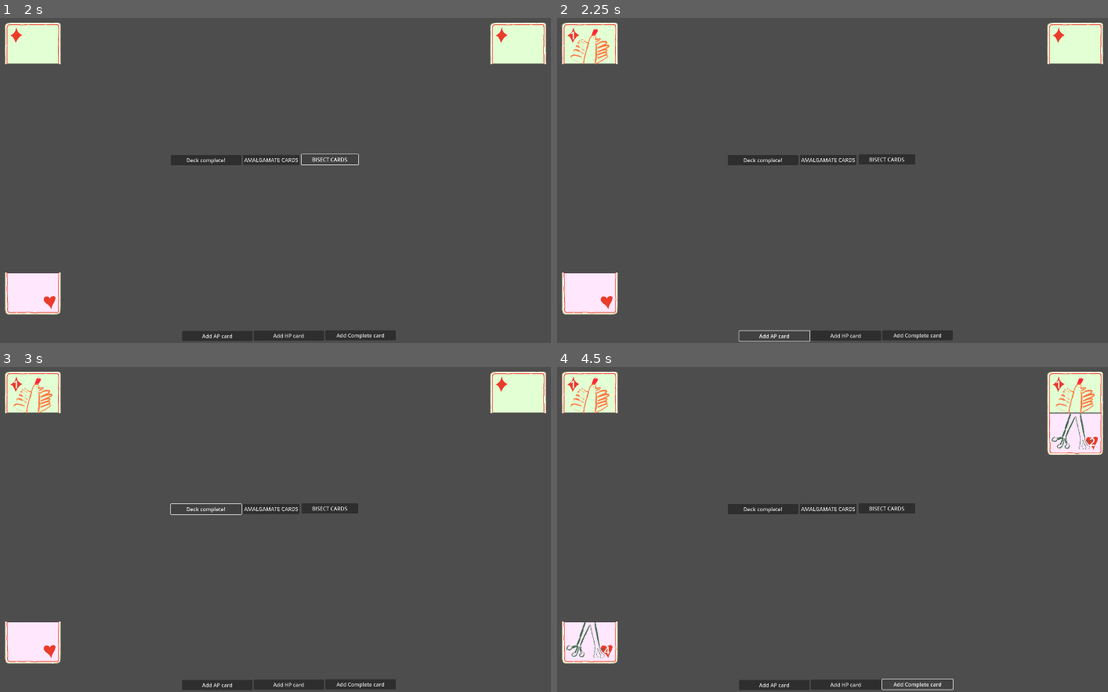
Above: before the commit, frames 1-4 (two rows, left to right).
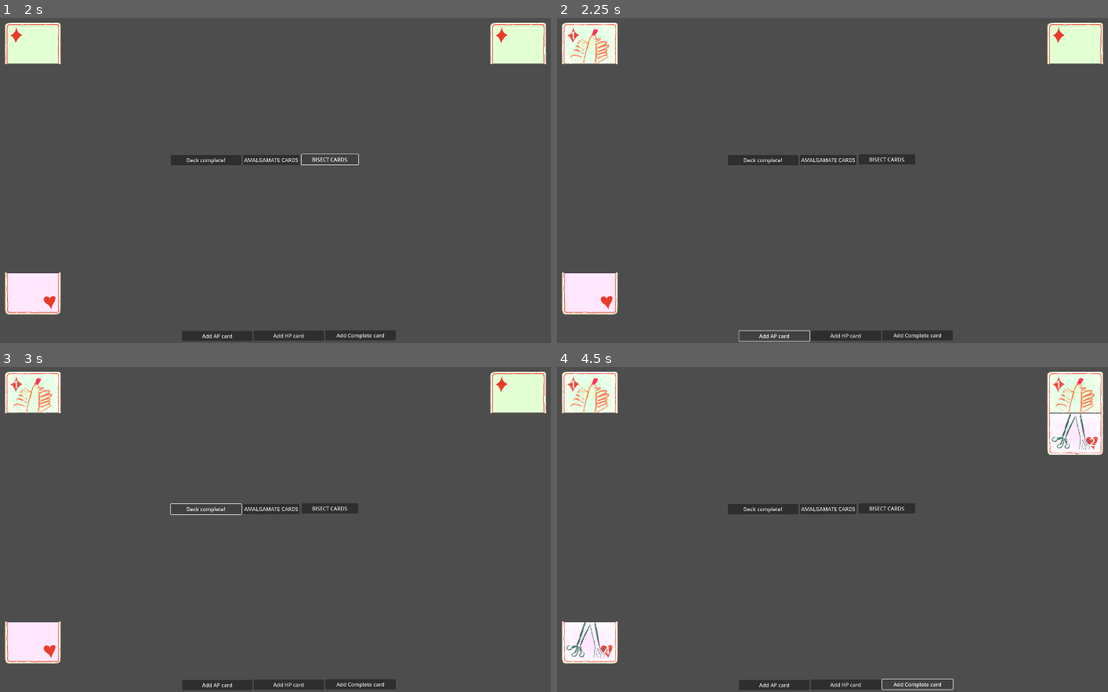
Above: after the commit, the same moments.

Repository: francismitchell/cardbuilder
Game: Godot game, scene res://Stages/CardBuilder.tscn
Two runs of this game, one before a commit and one after it. Both use one fixed random seed, a clock stepped at 60 frames per second and the inputs below. The project has no main scene, so this scene is started directly.
Inputs:
- Up to frame 1 (2 s): click "AMALGAMATE CARDS" at 0.5 s; click "BISECT CARDS" at 1.25 s
- Up to frame 2 (2.25 s): click "Add AP card" at 2 s
- Up to frame 3 (3 s): click "Deck complete!" at 2.75 s
- Up to frame 4 (4.5 s): click "Add HP card" at 3.5 s; click "Add Complete card" at 4.25 s

Frame 1 is identical in both runs. In frame 2, 0.4% of the frame differs, in the area x 0-11%, y 1-15%; in frame 3, 0.4%; in frame 4, 0.9%, in the area x 0-100%, y 1-92%.

Commit message:
added balatro-style card tilt shader framework

Diff:
--- a/Cards/InverseShader.gdshader
+++ b/Cards/InverseShader.gdshader
@@ -6,12 +6,40 @@
 // start
 uniform float Strength : hint_range(0,20) = 5;
 uniform float RandomOffset = 1.0;
+uniform float shift = 0.0;
 
 float random( float seed )
 {
 	return fract( 543.2543 * sin( dot( vec2( seed, seed ), vec2( 3525.46 + RandomOffset, -54.3415 ) ) ) );
 }
 // end
+
+
+vec3 palette(float t) {
+	vec3 a = vec3(0.5, 0.5, 0.5);
+	vec3 b = vec3(0.5, 0.5, 0.5);
+	vec3 c = vec3(1.0, 1.0, 1.0);
+	vec3 d = vec3(0.263, 0.416, 0.557);
+
+	return a + b * cos(6.28318*(c*t+d));
+}
+
+vec3 holographic_effect(vec2 uv0) {
+	vec2 uv = uv0;
+	vec3 finalColor = vec3(0.0);
+
+	for (float i = 0.0; i < 4.0; i++) {
+		uv = fract(uv * 2.0) - 0.5;
+		float d = length(uv);
+		vec3 col = palette(length(uv0 - 0.5) + shift/8.);
+
+		d = sin(8.*d + shift)/8.;
+		d = abs(d);
+		d = 0.02/d;
+		finalColor += col * d;
+	}
+	return finalColor;
+}
 
 void vertex() {
 	// Called for every vertex the material is visible on.
@@ -41,6 +69,10 @@
 		case 1:
 			COLOR = vec4(brightness * (1.0 - color.rgb), color.a);
 			break;
+		case 2:
+			color.xyz = clamp(color.xyz + 0.05 * holographic_effect(UV), 0.0, 1.0);
+			COLOR = color;
+			break;
 	}
 }
 
--- a/Cards/InverseShader.tres
+++ b/Cards/InverseShader.tres
@@ -7,6 +7,7 @@
 shader = ExtResource("1_b85xk")
 shader_parameter/enabled = true
 shader_parameter/brightness = 1.0
-shader_parameter/effect_idx = 0
+shader_parameter/effect_idx = 2
 shader_parameter/Strength = 1.098
 shader_parameter/RandomOffset = 1.0
+shader_parameter/shift = 0.0
--- a/Cards/Scripts/Card.gd
+++ b/Cards/Scripts/Card.gd
@@ -72,7 +72,7 @@
 		material.set_shader_parameter("effect_idx",1)
 	elif card_data.card_team == CardData.CARD_TEAM.FRIENDLY:
 		print('changing shader parameter')
-		material.set_shader_parameter("effect_idx",0)
+		material.set_shader_parameter("effect_idx",2)
 	# label text
 	#var label_text = "AP ability: {0}\nHP ability: {1}".format(str(card_data.CardApAbility.keys()[card_data.card_ap_ability]), str(card_data.CardApAbility.keys()[card_data.card_hp_ability]))
 	#print(card_data.CardHpAbility.keys()[card_data.card_hp_ability])
@@ -145,13 +145,20 @@
 	var v : Vector2
 	if card_data.card_type == CardData.CARD_TYPE.AP_CARD:
 		v = mouse_pos - $ApBackground.global_position
+		# adjust shader
+		material.set("shader_parameter/shift",0.01*(v - $ApBackground.texture.get_size() / 2.0).length())
 	elif card_data.card_type == CardData.CARD_TYPE.HP_CARD:
 		v = mouse_pos - $HpBackground.global_position
+		# adjust shader
+		material.set("shader_parameter/shift",0.01*(v - $HpBackground.texture.get_size() / 2.0).length())
 	elif card_data.card_type == CardData.CARD_TYPE.COMPLETE_CARD:
 		v = mouse_pos - $Area2D.global_position
+		# adjust shader
+		material.set("shader_parameter/shift",0.01*(v - $ApBackground.texture.get_size() / 2.0).length())
 	transform.x = base_transform.x + SHEAR_SCALE * v
 	transform.y = base_transform.y + SHEAR_SCALE * v
 	z_index = 1
+
 
 func unhover() -> void:
 	$Panel.hide()
